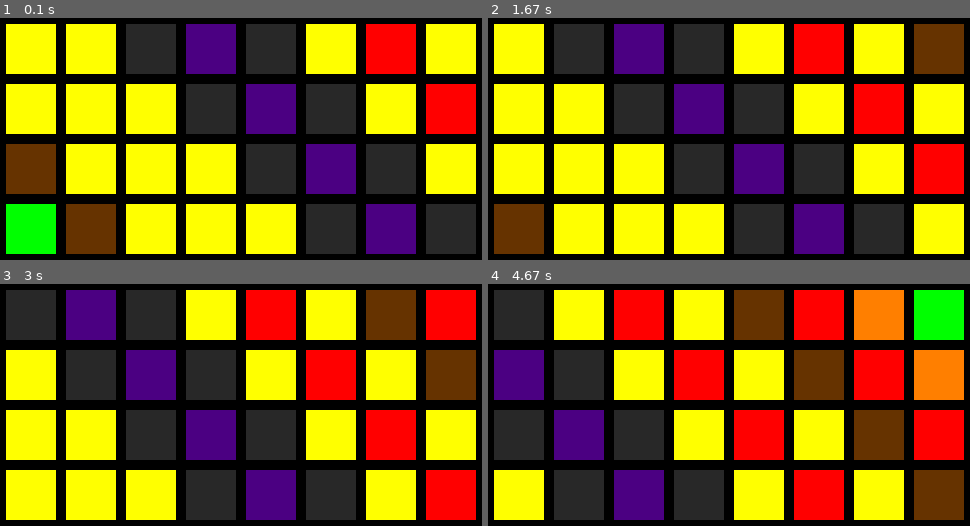
Above: before the commit, frames 1-4 (two rows, left to right).
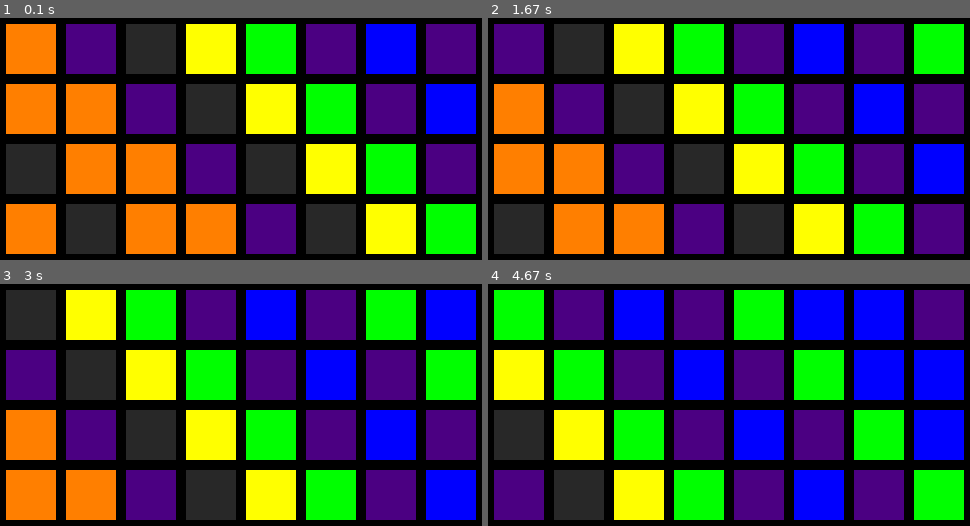
Above: after the commit, the same moments.

Repository: jduffey/watchgirl
Game: pygame game, started from signalmaker.py
Two runs of this game, one before a commit and one after it. Both use one fixed random seed, a clock stepped at 60 frames per second and the inputs below.
Inputs:
- Up to frame 1 (0.1 s): no input
- Up to frame 2 (1.67 s): no input
- Up to frame 3 (3 s): no input
- Up to frame 4 (4.67 s): no input

The runs differ from the first frame. In frame 1, 60% of the frame differs, in the area x 1-99%, y 2-98%; in frame 2, 60%; in frame 3, 60%; in frame 4, 64%.

Commit message:
Extract dict of number-color mappings (also change mappings, though not important)

Diff:
--- a/signalmaker.py
+++ b/signalmaker.py
@@ -3,6 +3,7 @@
 import time
 import jedhash
 from config import config
+
 
 SECRET = config['SECRET']
 PERIOD_IN_SECONDS = config['PERIOD_IN_SECONDS']
@@ -23,26 +24,28 @@
 MY_BLACK = config['MY_BLACK']
 MY_WHITE = config['MY_WHITE']
 
+number_color_dict = {
+    '0': MY_RED,
+    '1': MY_RED,
+    '2': MY_ORANGE,
+    '3': MY_ORANGE,
+    '4': MY_YELLOW,
+    '5': MY_YELLOW,
+    '6': MY_GREEN,
+    '7': MY_GREEN,
+    '8': MY_BLUE,
+    '9': MY_BLUE,
+    'a': MY_VIOLET,
+    'b': MY_VIOLET,
+    'c': MY_BROWN,
+    'd': MY_BROWN,
+    'e': MY_GREY,
+    'f': MY_GREY
+}
+
 
 def getColor(digitToUseForColor):
-
-    if digitToUseForColor in {'0', '8'}:
-        nextColor = MY_RED
-    if digitToUseForColor in {'1', '9'}:
-        nextColor = MY_ORANGE
-    if digitToUseForColor in {'2', 'a'}:
-        nextColor = MY_YELLOW
-    if digitToUseForColor in {'3', 'b'}:
-        nextColor = MY_GREEN
-    if digitToUseForColor in {'4', 'c'}:
-        nextColor = MY_BLUE
-    if digitToUseForColor in {'5', 'd'}:
-        nextColor = MY_VIOLET
-    if digitToUseForColor in {'6', 'e'}:
-        nextColor = MY_BROWN
-    if digitToUseForColor in {'7', 'f'}:
-        nextColor = MY_GREY
-    return nextColor
+    return number_color_dict[digitToUseForColor]
 
 def drawHorizontalBorders():
     for i in range(0, NUMBER_OF_ROWS + 1):
